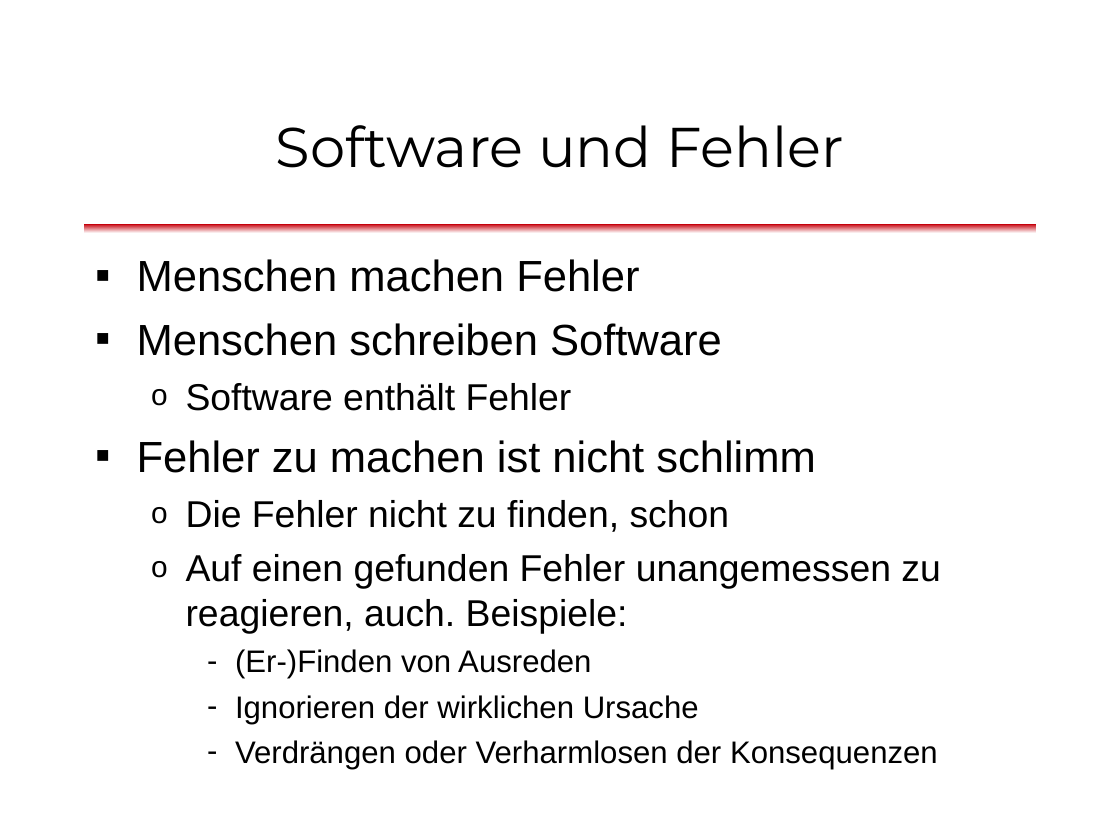
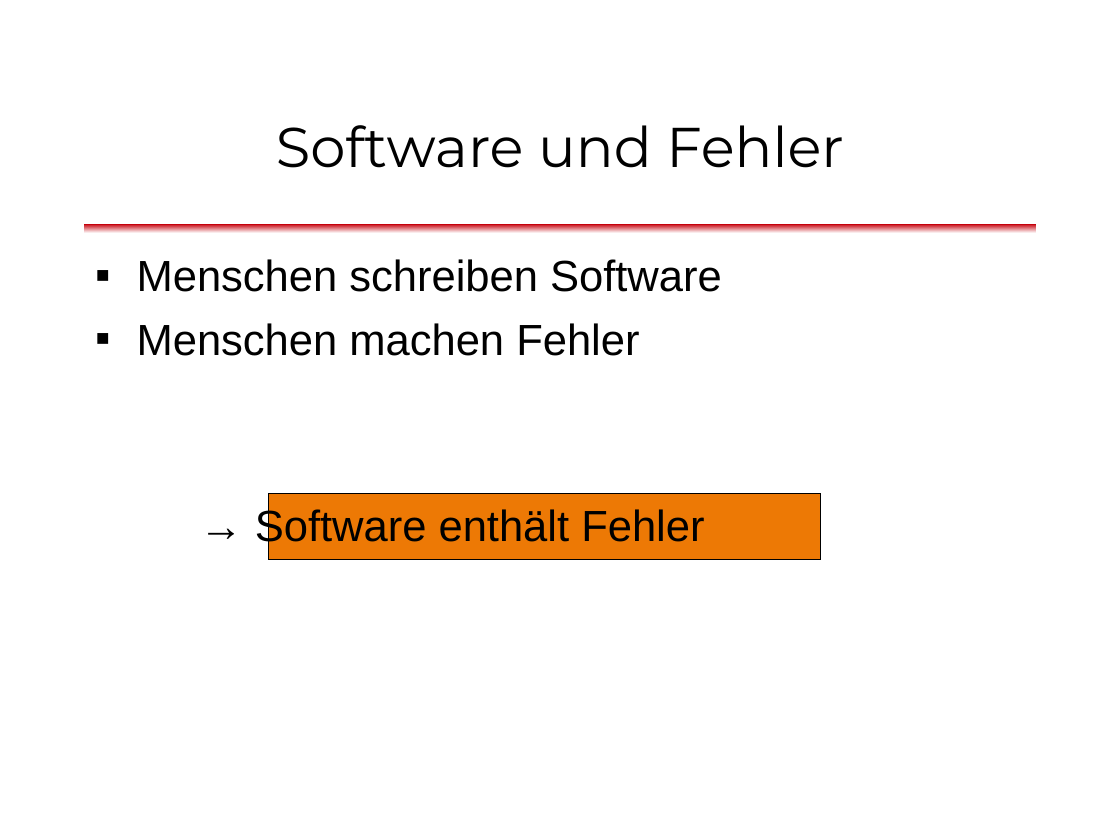
Before and after one commit to dlindner/vorlesung-se2-dhbw, a slide deck: slide 2 of added_2013/Unit Tests mit JUnit (2013).odp. Drawn at 1120x840 pixels with LibreOffice and Linux fonts; fonts in the diff are those of the drawing; background and template pictures are left out. Boxes give left, top, right and bottom in pixels: in the first picture for what was removed or moved away, otherwise in the second. Text is boxed around its words. In the diff, an @@ line names an element or a change of style, - is before the commit and + after.

```diff
--- a/added_2013/Unit Tests mit JUnit (2013).odp
+++ b/added_2013/Unit Tests mit JUnit (2013).odp
@@ text at <box>137,259,722,292</box>: paragraph added @@
+▪ Menschen schreiben Software
@@ text at <box>255,506,704,550</box>: text changed; size 24 to 28 pt @@
-▪ Menschen schreiben Software
-  o Software enthält Fehler
-▪ Fehler zu machen ist nicht schlimm
-  o Die Fehler nicht zu finden, schon
-  o Auf einen gefunden Fehler unangemessen zu reagieren, auch. Beispiele:
-    – (Er-)Finden von Ausreden
-    – Ignorieren der wirklichen Ursache
-    – Verdrängen oder Verharmlosen der Konsequenzen
+  → Software enthält Fehler
@@ rectangle added at <box>269,494,820,560</box>, fill #ED7905, outline #000000 0 pt @@
```
Also in this commit, not shown: 3 other slides changed, 1 slide added, 1 slide removed.
